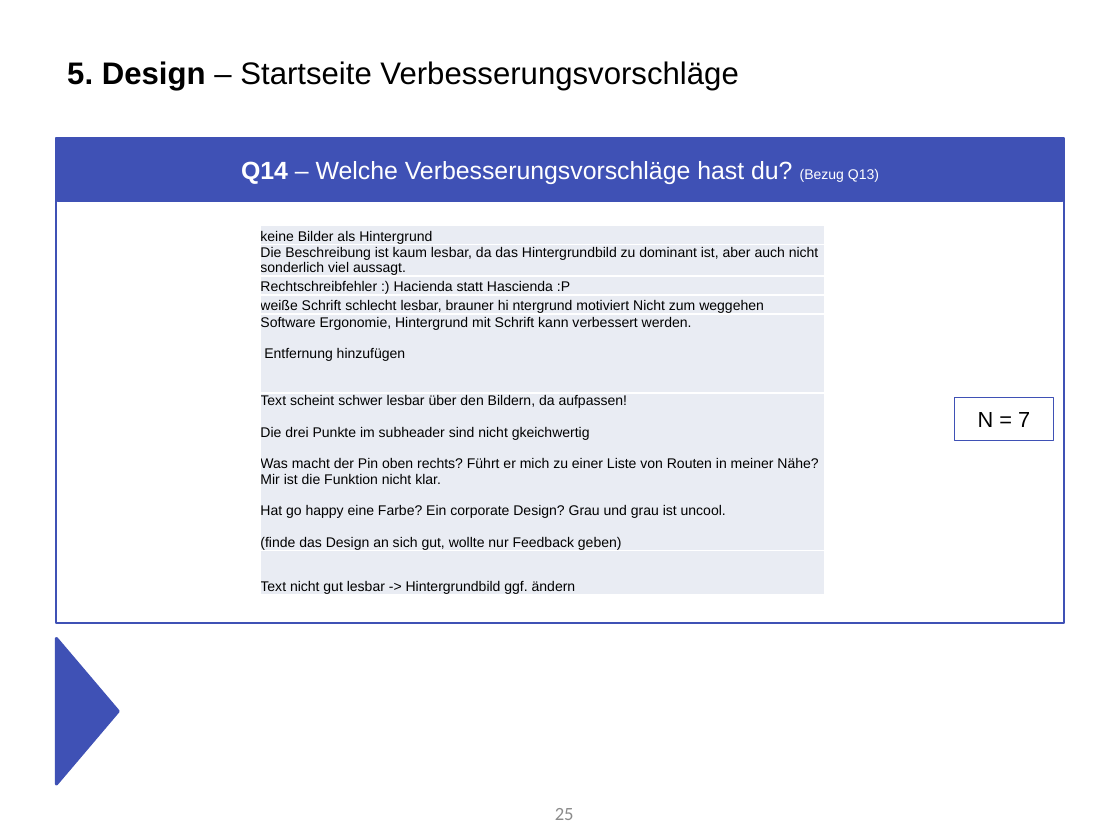
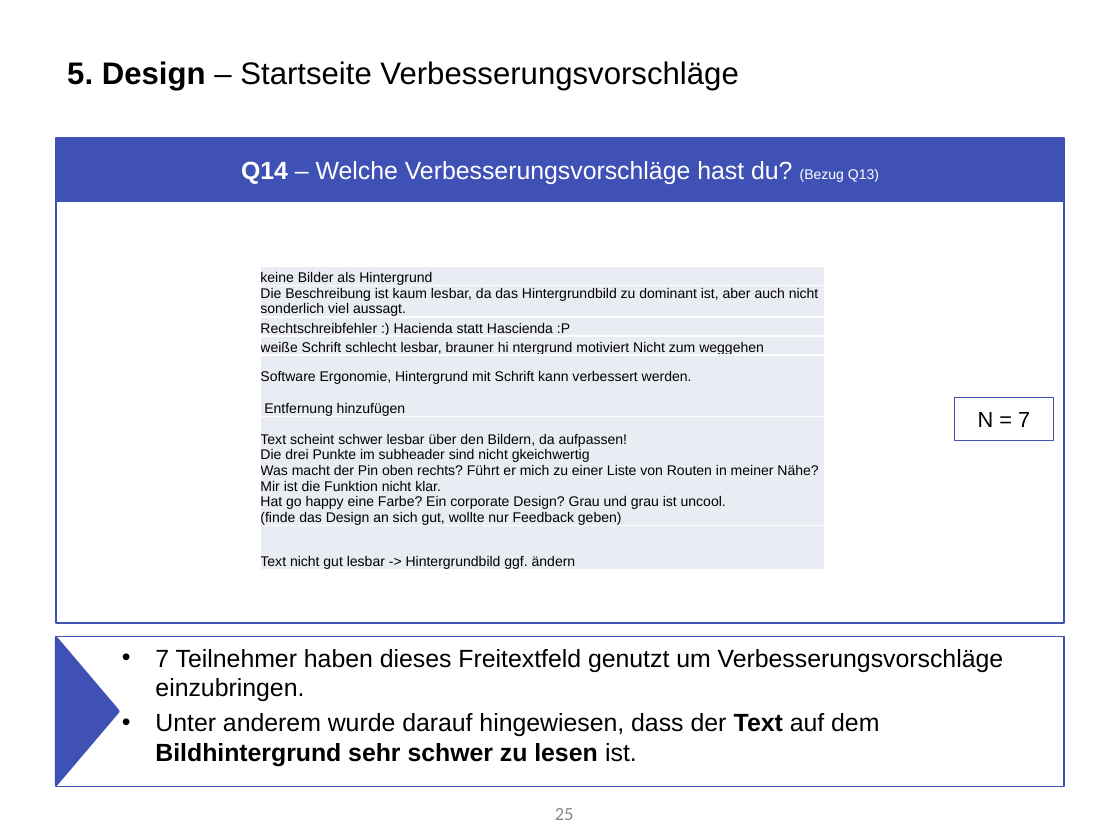
Before and after one commit to Roba1993/Happy-Hour, a slide deck: slide 25 of documents/marketing/Marketing Analyse von Umfrage 2 (5.6).pptx. Drawn at 1120x840 pixels with LibreOffice and Linux fonts; fonts in the diff are those of the drawing. Boxes give left, top, right and bottom in pixels: in the first picture for what was removed or moved away, otherwise in the second. Text is boxed around its words. In the diff, an @@ line names an element or a change of style, - is before the commit and + after.

```diff
--- a/documents/marketing/Marketing Analyse von Umfrage 2 (5.6).pptx
+++ b/documents/marketing/Marketing Analyse von Umfrage 2 (5.6).pptx
@@ table: place and size @@
-table at [260,225,824,614]
+table at [260,267,824,573]
@@ text added at [56,636,1064,786], outline #3F51B5 1 pt, 16 pt, text #000000 @@
+• 7 Teilnehmer haben dieses Freitextfeld genutzt um Verbesserungsvorschläge einzubringen.
+• Unter anderem wurde darauf hingewiesen, dass der Text auf dem Bildhintergrund sehr schwer zu lesen ist.
```
Also in this commit, not shown: 8 other slides changed, 1 slide added, 1 slide removed.
